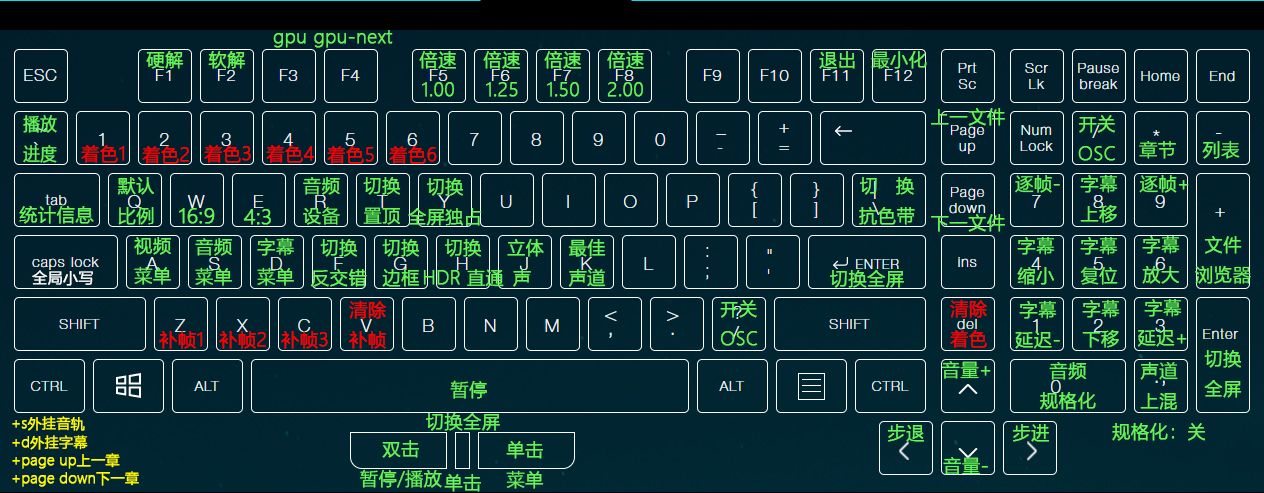
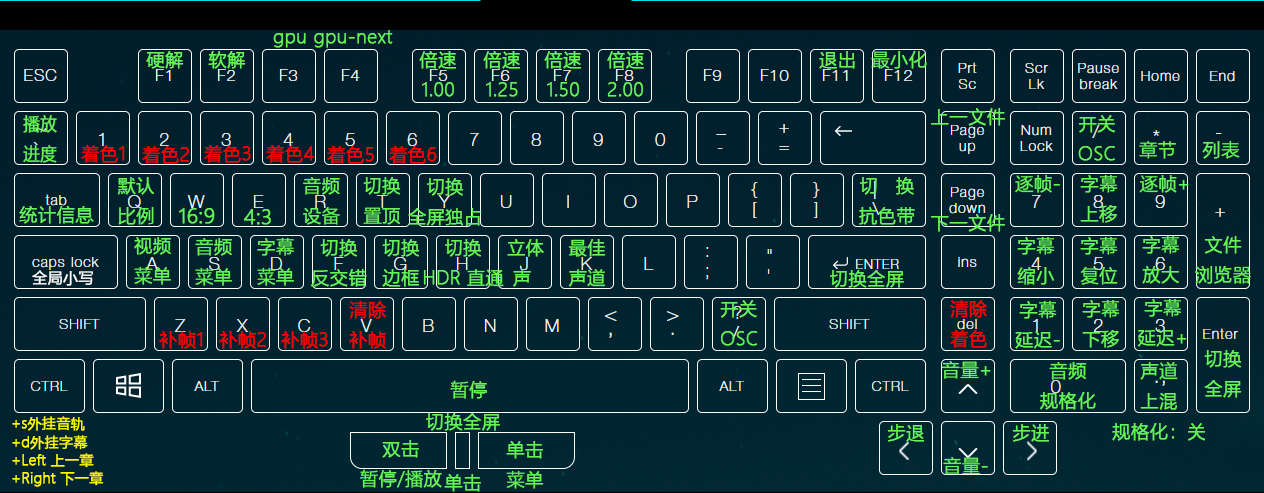
Layered file, before and after one edit (1264x493). Changes by layer:
renamed "+page up上一章" to "+Left 上一章", painted on it over [22, 453, 120, 469]
renamed "+page down下一章" to "+Right 下一章", painted on it over [22, 471, 139, 487]
